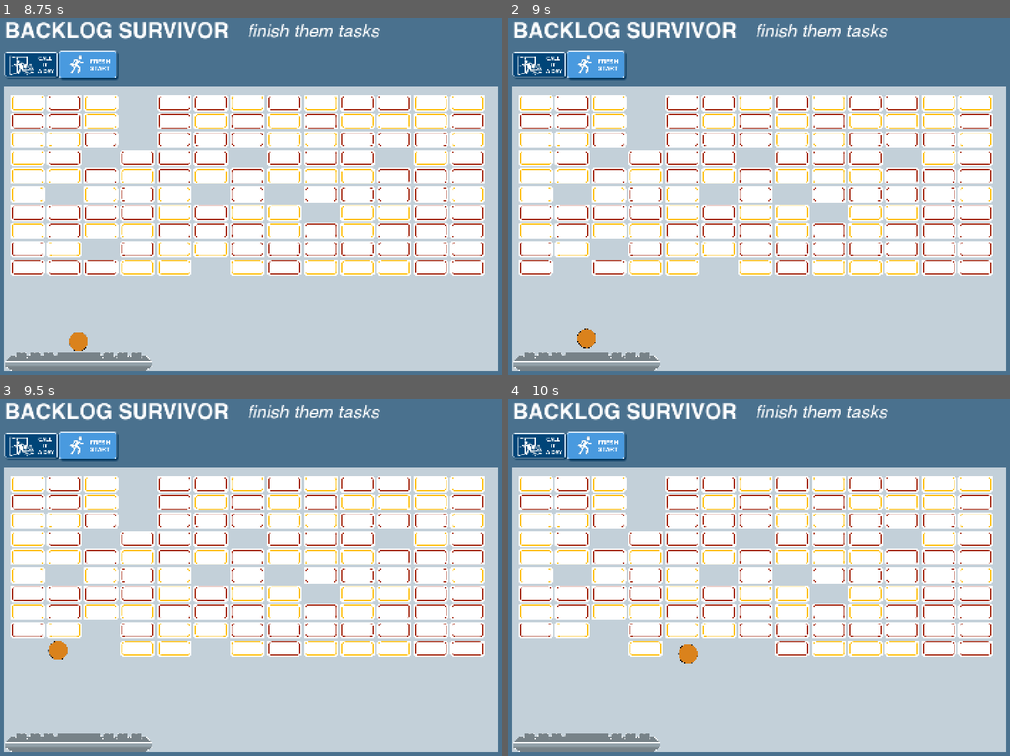
Above: before the commit, frames 1-4 (two rows, left to right).
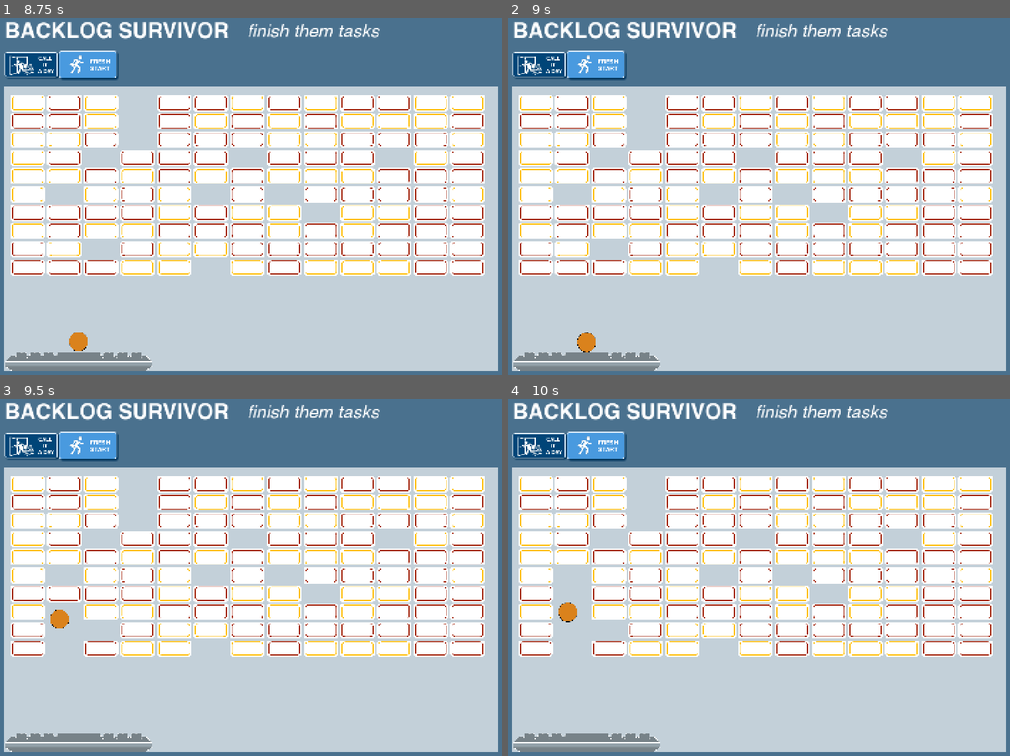
Above: after the commit, the same moments.

Repository: grkovalev/office-game
Game: Godot game, scene res://backlogarkanoid.tscn
The game is run twice, just before and just after one commit, with the same random seed, the same clock (stepped at 60 frames per second) and the same inputs. This scene is started directly instead of the project's main scene.
Inputs (mouse positions are in pixels of both pictures, inside the frame that each line leads up to):
- Up to frame 1 (8.75 s): click (90, 67) at 0.5 s; click (90, 67) at 1.25 s; click (90, 67) at 2 s; tap Enter at 2.75, 5, 7.25 s; move the mouse to (361, 175) at 2.77 s; hold Right (ui_right) 2.78-3.5 s; tap R every 1.5 s from 2.85 to 7.35 s; click (361, 175) at 2.92 s; tap Space at 3.02, 4.25, 5.75, 6.02, 8 s; drag from (140, 214) to (220, 271) at 3.52 s; move the mouse to (296, 107) at 4.27 s; hold Right (ui_right) 4.28-5 s; drag from (220, 271) to (85, 135) at 5.02 s; move the mouse to (406, 250) at 5.77 s; hold Left (ui_left) 5.78-6.5 s; drag from (85, 135) to (165, 96) at 6.52 s; move the mouse to (271, 192) at 7.27 s; hold Left (ui_left) 7.28-8 s; click (271, 192) at 7.42 s; drag from (165, 96) to (140, 214) at 8.02 s
- Up to frame 2 (9 s): move the mouse to (869, 175) at 8.77 s; hold Up (ui_up) from 8.78 s (still down); tap R at 8.85 s
- Up to frame 3 (9.5 s): keep holding Up (ui_up); tap Space at 9.02 s
- Up to frame 4 (10 s): release Up (ui_up) at 9.5 s; drag from (648, 595) to (728, 652) at 9.52 s

Frame 1 is identical in both runs. In frame 2, 0.4% of the frame differs, in the area x 9-18%, y 67-94%; in frame 3, 1.4%; in frame 4, 2.2%, in the area x 2-53%, y 52-75%.

Commit message:
somewhat working ball breaking the bricks

Diff:
--- a/ball_char.gd
+++ b/ball_char.gd
@@ -2,6 +2,7 @@
 
 const BALL_SPEED := 900.0
 const MAX_PADDLE_BOUNCE_ANGLE := deg_to_rad(60.0)
+const MIN_VERTICAL_ANGLE := deg_to_rad(10.0) # minimum angle away from horizontal
 
 @export var paddle_path: NodePath
 @export var paddle_collision_path: NodePath
@@ -18,7 +19,6 @@
 var bounds_rect: Rect2
 
 var attached := true
-var dir := Vector2.UP
 
 func _ready() -> void:
 	var p_shape := paddle_coll.shape as RectangleShape2D
@@ -38,31 +38,43 @@
 		_stick_to_paddle()
 		if Input.is_action_just_pressed("ui_up") or Input.is_action_just_pressed("move_up"):
 			attached = false
-			dir = Vector2.UP
-			velocity = dir * BALL_SPEED
+			velocity = Vector2.UP * BALL_SPEED
 		return
 
-	velocity = dir * BALL_SPEED
+	velocity = _ensure_not_too_flat(velocity)
 	move_and_slide()
 
-	# Handle physics collisions (paddle + bricks)
+	var bounced := false
+
+	# Handle physics collisions (paddle + bricks), but only ONE meaningful bounce per frame
 	for i in range(get_slide_collision_count()):
 		var col := get_slide_collision(i)
 		var collider := col.get_collider()
 		var normal := col.get_normal()
 
+		if normal == Vector2.ZERO:
+			continue
+
 		if collider == paddle:
 			_bounce_on_paddle()
+			bounced = true
+			break
 		else:
-			dir = dir.bounce(normal).normalized()
+			velocity = velocity.bounce(normal)
+			bounced = true
 
-		if collider != null and collider.is_in_group("brick"):
-			collider.queue_free()
+			if collider != null and collider.is_in_group("brick"):
+				collider.queue_free()
+				# After hitting a brick, don't process more collisions this frame
+				break
+
+	if bounced:
+		velocity = _ensure_not_too_flat(velocity)
 
 	# Manual walls using bg_tiles rectangle
 	_handle_bounds()
 
-	velocity = dir * BALL_SPEED
+	velocity = _ensure_not_too_flat(velocity)
 
 func _stick_to_paddle() -> void:
 	var p := paddle.global_position
@@ -71,7 +83,6 @@
 		p.y - paddle_half_height - ball_radius - 2.0
 	)
 	velocity = Vector2.ZERO
-	dir = Vector2.UP
 
 func _bounce_on_paddle() -> void:
 	# -1 = far left, 0 = center, +1 = far right
@@ -79,27 +90,49 @@
 	offset = clamp(offset, -1.0, 1.0)
 
 	var angle := offset * MAX_PADDLE_BOUNCE_ANGLE
-	var new_dir := Vector2(sin(angle), -cos(angle))
-	dir = new_dir.normalized()
+	var dir := Vector2(sin(angle), -cos(angle)) # straight up at center, more diagonal at edges
+	velocity = _ensure_not_too_flat(dir * BALL_SPEED)
 
 func _handle_bounds() -> void:
 	var pos := global_position
 
-	# Left / right
-	if pos.x - ball_radius < bounds_rect.position.x:
-		pos.x = bounds_rect.position.x + ball_radius
-		dir.x = abs(dir.x)
-	elif pos.x + ball_radius > bounds_rect.position.x + bounds_rect.size.x:
-		pos.x = bounds_rect.position.x + bounds_rect.size.x - ball_radius
-		dir.x = -abs(dir.x)
+	var left := bounds_rect.position.x + ball_radius
+	var right := bounds_rect.position.x + bounds_rect.size.x - ball_radius
+	var top := bounds_rect.position.y + ball_radius
+	var bottom := bounds_rect.position.y + bounds_rect.size.y - ball_radius
 
-	# Top / bottom (bottom currently bounces; you can change this to "lose ball")
-	if pos.y - ball_radius < bounds_rect.position.y:
-		pos.y = bounds_rect.position.y + ball_radius
-		dir.y = abs(dir.y)
-	elif pos.y + ball_radius > bounds_rect.position.y + bounds_rect.size.y:
-		pos.y = bounds_rect.position.y + bounds_rect.size.y - ball_radius
-		dir.y = -abs(dir.y)
+	# Left / right walls
+	if pos.x < left:
+		pos.x = left
+		velocity.x = abs(velocity.x)
+	elif pos.x > right:
+		pos.x = right
+		velocity.x = -abs(velocity.x)
+
+	# Top / bottom (bottom currently bounces; you can turn this into "lose ball" later)
+	if pos.y < top:
+		pos.y = top
+		velocity.y = abs(velocity.y)
+	elif pos.y > bottom:
+		pos.y = bottom
+		velocity.y = -abs(velocity.y)
 
 	global_position = pos
-	dir = dir.normalized()
+
+func _ensure_not_too_flat(v: Vector2) -> Vector2:
+	# If the vector is almost zero, reset to straight up
+	if v.length_squared() < 0.0001:
+		return Vector2(0, -1) * BALL_SPEED
+
+	var n: Vector2 = v.normalized()
+
+	# If it's too horizontal, force some vertical component
+	if abs(n.y) < sin(MIN_VERTICAL_ANGLE):
+		# Keep horizontal direction, but enforce vertical slope
+		var sign_y: float = -1.0 if n.y == 0.0 else float(sign(n.y))
+		n.y = sign_y * sin(MIN_VERTICAL_ANGLE)
+		# Recompute x so length stays ~1
+		var sx: float = sqrt(max(0.0, 1.0 - n.y * n.y))
+		n.x = (sign(n.x) if n.x != 0.0 else 1.0) * sx
+
+	return n.normalized() * BALL_SPEED
